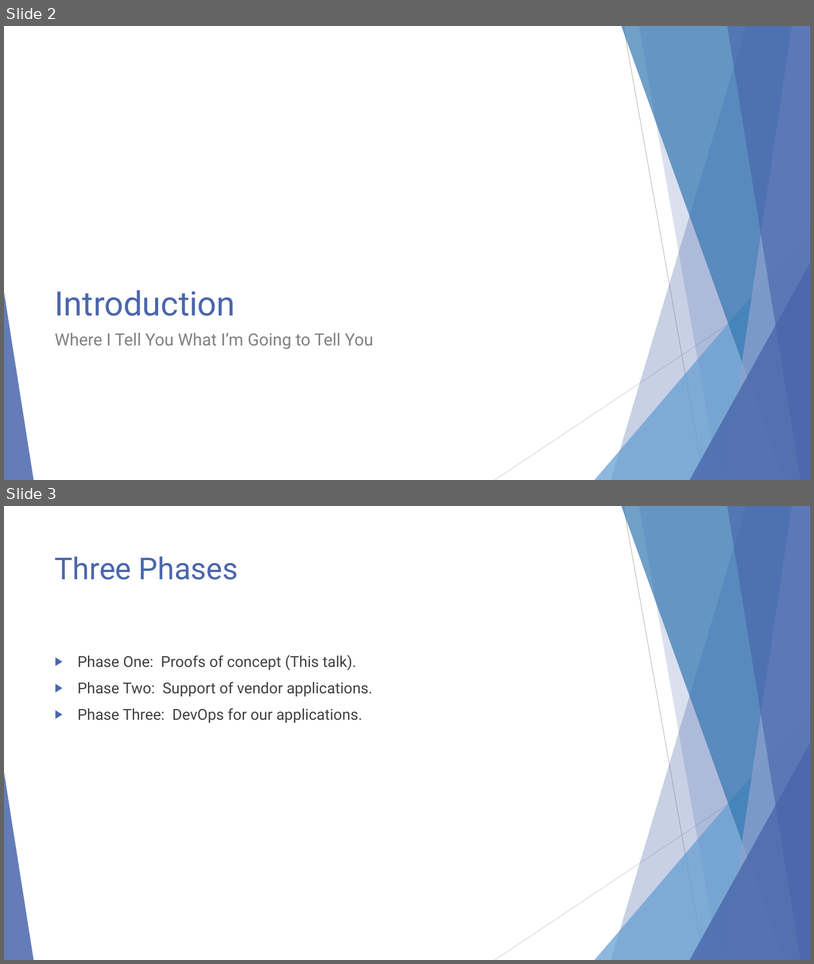
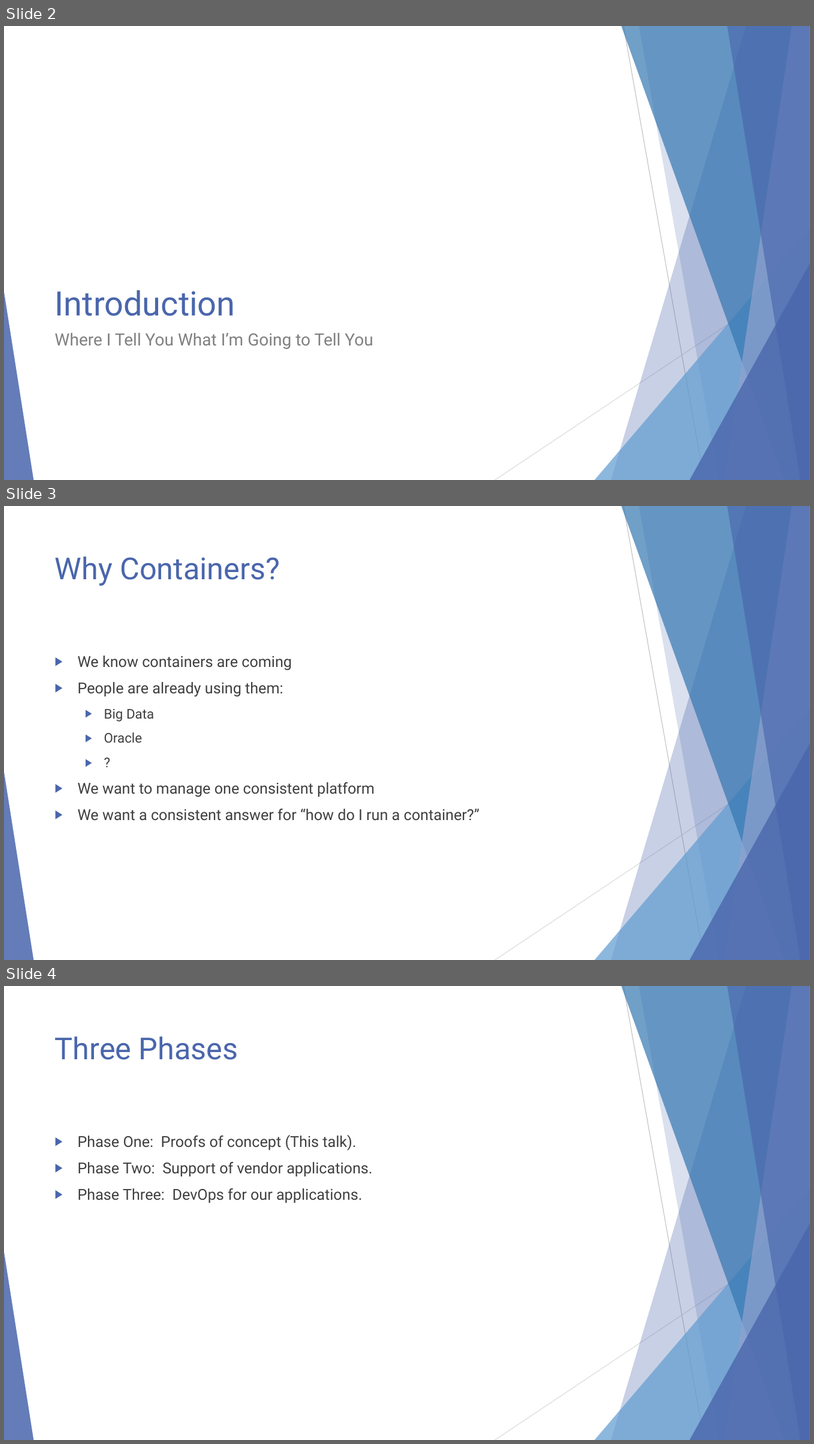
Before and after one commit to EnterpriseProductsLP/docker-straw-man, a slide deck: presentation.pptx. Shown one above the other, each under a label of ours: slides 2 and 3 before the commit, slides 2, 3 and 4 after it. The pictures are 814x964 and 814x1444 pixels, drawn with LibreOffice and Linux fonts; fonts in the diff are those of the drawing. Boxes give left, top, right and bottom in pixels: in the first picture for what was removed or moved away, otherwise in the second. Text is boxed around its words. In the diff, an @@ line names an element or a change of style, - is before the commit and + after.

```diff
--- a/presentation.pptx
+++ b/presentation.pptx
@@ slide 3 added at (4, 506, 810, 960), background #FFFFFF; not listed: 10 template elements that a slide beside it also shows @@
@@ title added at (55, 556, 280, 586), 36 pt, text #4A66AC @@
+Why Containers?
@@ text added at (78, 655, 480, 820), 18 pt, text #404040 @@
+▶ We know containers are coming
+▶ People are already using them:
+  ▶ Big Data
+  ▶ Oracle
+  ▶ ?
+▶ We want to manage one consistent platform
+▶ We want a consistent answer for “how do I run a container?”
@@ what was slide 3 is now slide 4 @@
```
Also in this commit, not shown: 5 slides changed, 1 slide removed.
